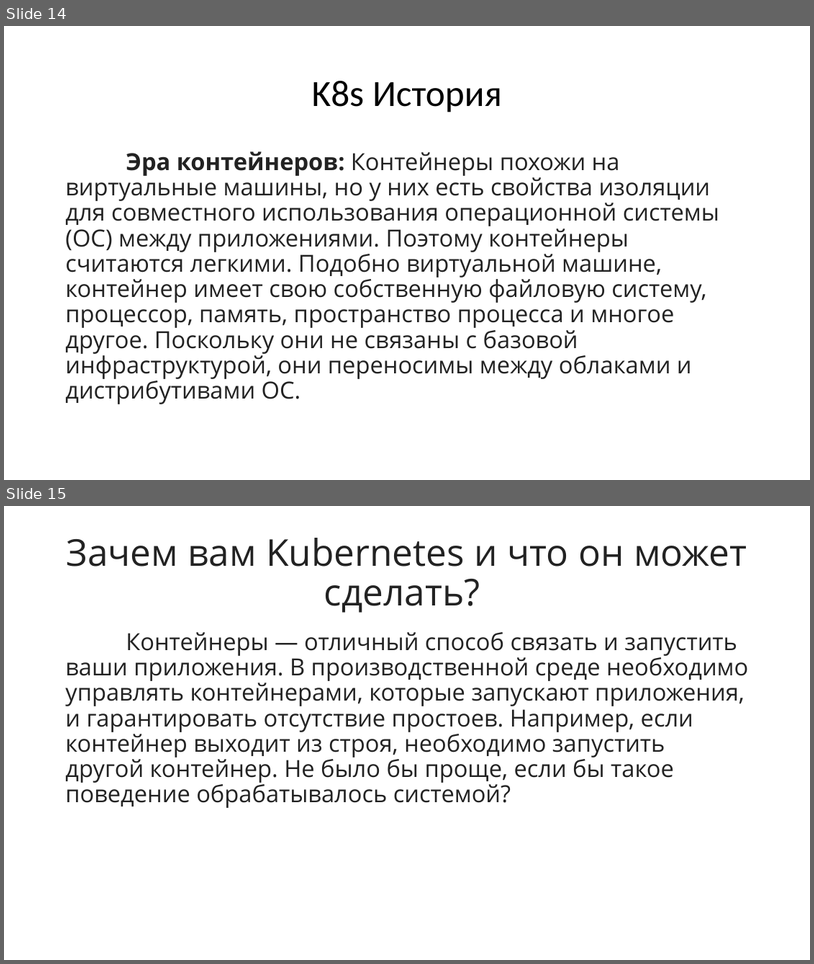
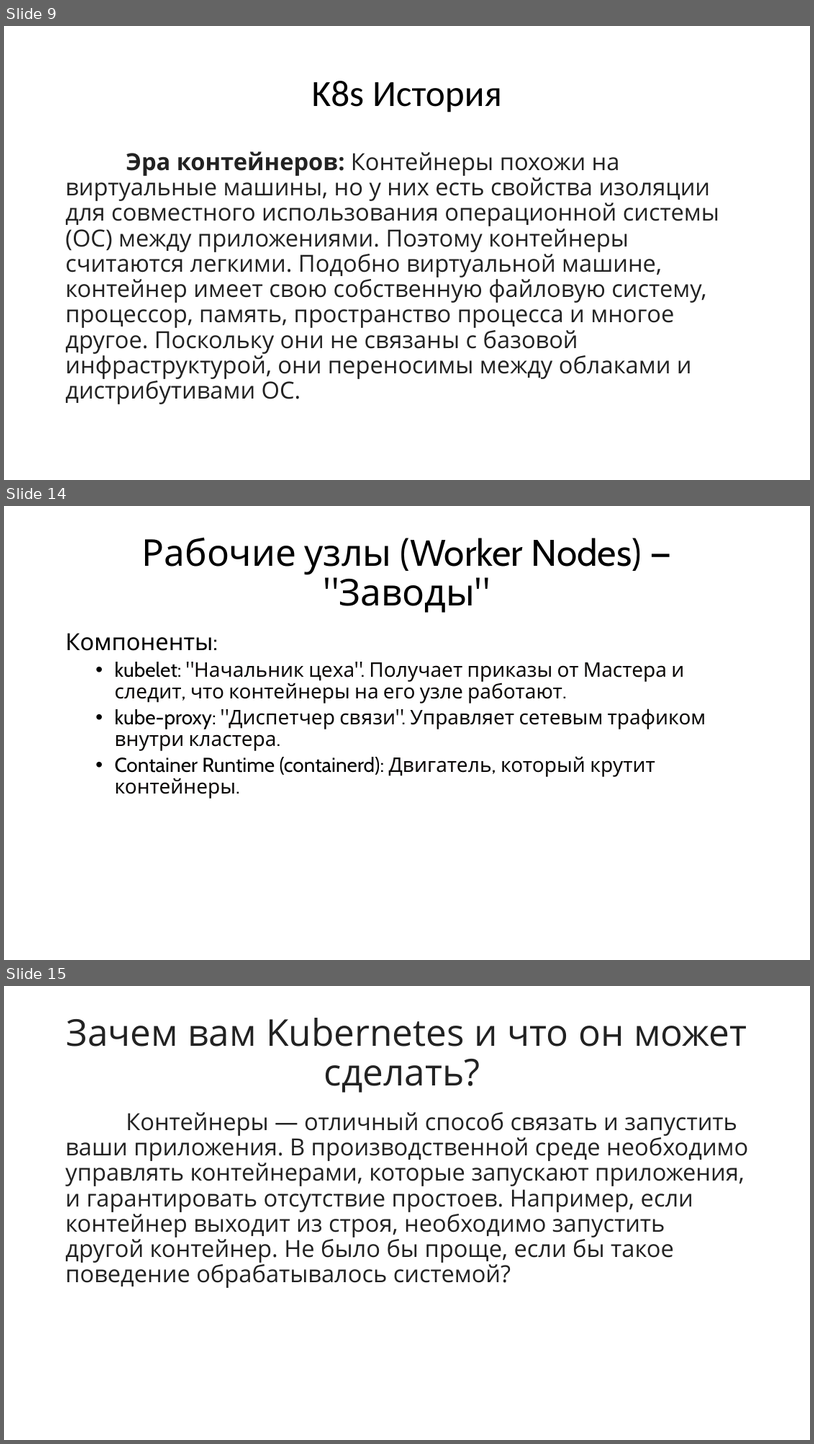
Before and after one commit to Kollekcioner47/k8s, a slide deck: k8s.pptx. Shown one above the other, each under a label of ours: slides 14 and 15 before the commit, slides 9, 14 and 15 after it; the slides between them are not shown. The pictures are 814x964 and 814x1444 pixels, drawn with LibreOffice and Linux fonts; fonts in the diff are those of the drawing. Boxes give left, top, right and bottom in pixels: in the first picture for what was removed or moved away, otherwise in the second. Text is boxed around its words. In the diff, an @@ line names an element or a change of style, - is before the commit and + after.

```diff
--- a/k8s.pptx
+++ b/k8s.pptx
@@ slide 14 added at bbox=[4, 506, 810, 960], background #FFFFFF @@
@@ title added at bbox=[142, 537, 642, 613], 44 pt, text #000000 @@
+Рабочие узлы (Worker Nodes) — "Заводы"
@@ text added at bbox=[65, 633, 707, 798], 24 pt, text #0C0A09 @@
+Компоненты:
+  • kubelet: "Начальник цеха". Получает приказы от Мастера и следит, что контейнеры на его узле работают.
+  • kube-proxy: "Диспетчер связи". Управляет сетевым трафиком внутри кластера.
+  • Container Runtime (containerd): Двигатель, который крутит контейнеры.
@@ what was slide 14 is now slide 9 @@
```
Also in this commit, not shown: 8 slides changed, 22 other slides added, 12 slides removed.
